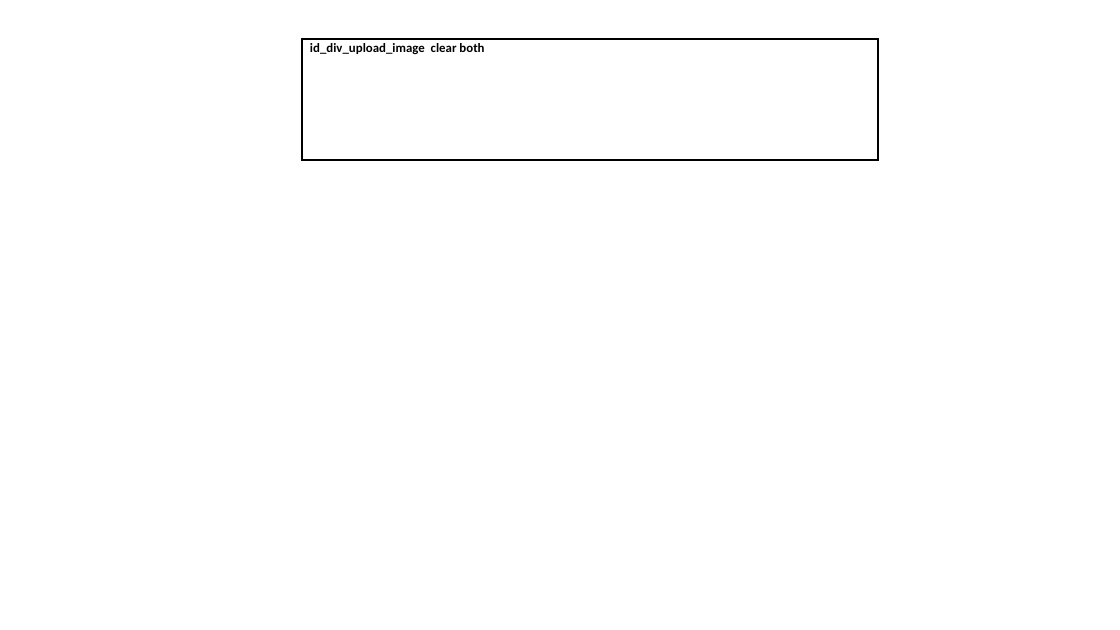
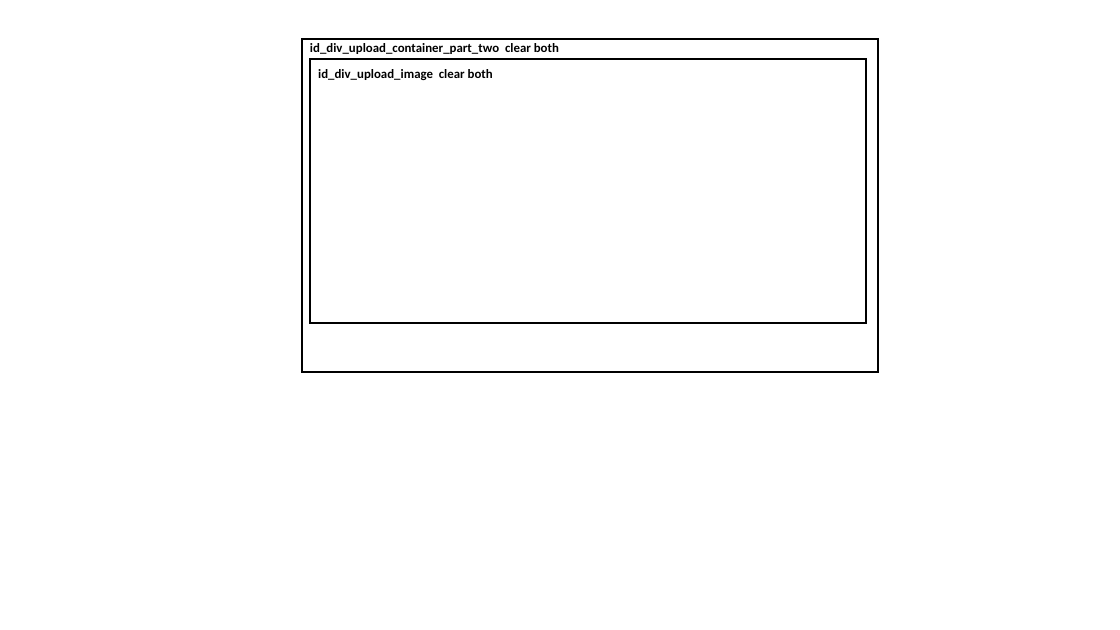
Before and after one commit to JazzLiveAarau/WwwGuestbook, a slide deck: slide 5 of Description/JazzGuestsUpload.pptx. Drawn at 1120x630 pixels with LibreOffice and Linux fonts; fonts in the diff are those of the drawing. Boxes give left, top, right and bottom in pixels: in the first picture for what was removed or moved away, otherwise in the second. Text is boxed around its words. In the diff, an @@ line names an element or a change of style, - is before the commit and + after.

```diff
--- a/Description/JazzGuestsUpload.pptx
+++ b/Description/JazzGuestsUpload.pptx
@@ rectangle: place and size @@
-rectangle at [302, 39, 879, 160]
+rectangle at [302, 39, 879, 372]
@@ text at [310, 43, 559, 54]: text changed @@
-id_div_upload_image clear both
+id_div_upload_container_part_two clear both
@@ rectangle added at [310, 59, 866, 323], outline #000000 1.5 pt @@
@@ text added at [318, 69, 493, 80], 11 pt, text #000000, bold @@
+id_div_upload_image clear both
```
Also in this commit, not shown: 2 other slides changed, 5 other files.
